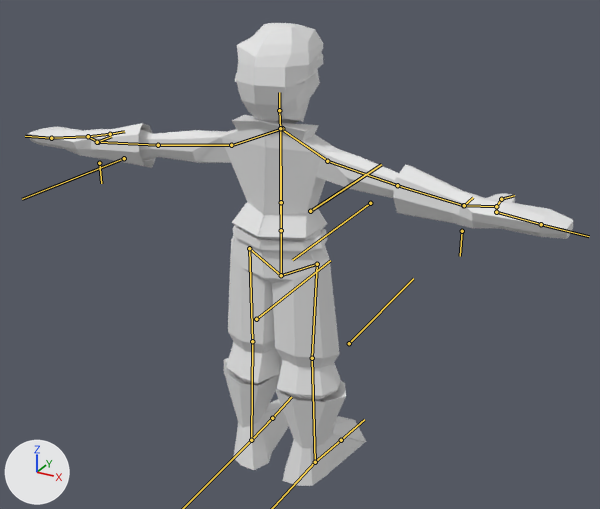
Renders of the FBX model Assets/objects/player_model.fbx from each side of a commit.
One viewpoint serves both versions: a 50 mm camera at (14.8, -27.0, 22.6) aimed at (0.8, -1.5, 9.8). Arrows for +X, +Y and +Z are at lower left; the lights stay in place. The bones that bend it are drawn over the model as lines.
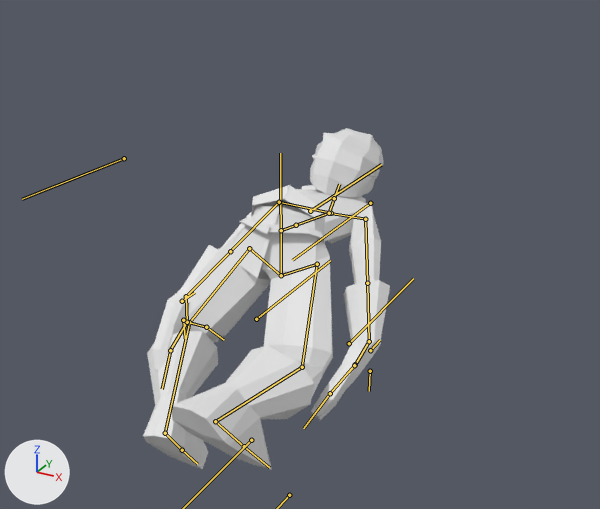
The newer file adds an action. The first version stands in its rest pose; the second is drawn at frame 13 of the action 'Armature|Run_03'.

Location of each change, (x1, y1, x2, y2) in pixels of the pictures (600 x 509 px):
```json
{"object": "Cube.007", "change": "posed", "before": [223, 358, 366, 486], "after": [143, 331, 314, 470], "on screen": "19% wider, 9% taller"}
{"object": "Cube.006", "change": "posed", "before": [226, 230, 341, 400], "after": [177, 206, 333, 396]}
{"object": "Cube.002", "change": "posed", "before": [28, 123, 573, 239], "after": [153, 245, 390, 420], "on screen": "56% narrower, 50% taller"}
{"object": "Cube.004", "change": "posed", "before": [221, 115, 336, 241], "after": [251, 185, 372, 244]}
{"object": "Cube.008", "change": "posed", "before": [236, 23, 323, 120], "after": [310, 128, 384, 197], "on screen": "15% narrower, 29% shorter"}
{"object": "Cube.003", "change": "posed", "before": [139, 98, 399, 198], "after": [218, 188, 381, 284]}
{"object": "Cube.001", "change": "posed", "before": [235, 52, 323, 85], "after": [312, 154, 380, 179]}
{"bone": "Armature|Bone_L.001", "before": "(249, 248) to (252, 341)", "after": "(249, 248) to (189, 322)"}
{"bone": "Armature|Bone_L.002", "before": "(252, 341) to (251, 440)", "after": "(189, 322) to (165, 433)"}
{"bone": "Armature|Bone_L.003", "before": "(251, 440) to (272, 418)", "after": "(165, 433) to (182, 450)"}
{"bone": "Armature|Bone_R.001", "before": "(317, 264) to (312, 358)", "after": "(317, 264) to (302, 367)"}
{"bone": "Armature|Bone_R.002", "before": "(312, 358) to (315, 462)", "after": "(302, 367) to (215, 421)"}
{"bone": "Armature|Bone_R.003", "before": "(315, 462) to (341, 440)", "after": "(215, 421) to (244, 446)"}
{"bone": "Armature|Bone.001", "before": "(281, 230) to (281, 202)", "after": "(281, 230) to (296, 225)"}
{"bone": "Armature|Bone.002_L.001", "before": "(327, 161) to (398, 185)", "after": "(365, 219) to (367, 283)"}
{"bone": "Armature|Bone.002_L.002", "before": "(397, 185) to (463, 205)", "after": "(367, 283) to (369, 342)"}
{"bone": "Armature|palma_R", "before": "(463, 205) to (463, 206)", "after": "(369, 341) to (368, 341)"}
{"bone": "Armature|Bone.002_R.001", "before": "(231, 145) to (157, 145)", "after": "(279, 202) to (230, 251)"}
{"bone": "Armature|Bone.002_R.002", "before": "(158, 145) to (97, 142)", "after": "(230, 251) to (186, 296)"}
{"bone": "Armature|palma_L", "before": "(98, 142) to (98, 143)", "after": "(186, 296) to (187, 296)"}
{"bone": "Armature|neck", "before": "(280, 128) to (279, 110)", "after": "(329, 213) to (334, 198)"}
```

The change, as JSON lines over the scene's bpy script:
```json
{"block": "bone_armature_bone_l_001", "where": "bone_armature_bone_l_001 = bpy.data.objects['Armature'].pose.bones['Armature|Bone_L.001']  # child of 'Armature|Bone_L'"}
{"op": "set", "path": "bone_armature_bone_l_001.rotation_quaternion", "old": "(1.0, 0.0, 0.0, 0.0)", "new": "(0.944, -0.309, 0.026, 0.117)", "note": "degrees (0, 0, 0) -> degrees (-36, 7, 12)"}
{"block": "bone_armature_bone_l_002", "where": "bone_armature_bone_l_002 = bpy.data.objects['Armature'].pose.bones['Armature|Bone_L.002']  # child of 'Armature|Bone_L.001'"}
{"op": "set", "path": "bone_armature_bone_l_002.rotation_quaternion", "old": "(1.0, 0.0, 0.0, 0.0)", "new": "(0.834, -0.548, 0.006, -0.066)", "note": "degrees (0, 0, 0) -> degrees (-66, -4, -7)"}
{"block": "bone_armature_bone_l_003", "where": "bone_armature_bone_l_003 = bpy.data.objects['Armature'].pose.bones['Armature|Bone_L.003']  # child of 'Armature|Bone_L.002'"}
{"op": "set", "path": "bone_armature_bone_l_003.rotation_quaternion", "old": "(1.0, 0.0, 0.0, 0.0)", "new": "(0.974, 0.134, 0.179, -0.044)", "note": "degrees (0, 0, 0) -> degrees (15, 21, -2)"}
{"block": "bone_armature_bone_r_001", "where": "bone_armature_bone_r_001 = bpy.data.objects['Armature'].pose.bones['Armature|Bone_R.001']  # child of 'Armature|Bone_R'"}
{"op": "set", "path": "bone_armature_bone_r_001.rotation_quaternion", "old": "(1.0, 0.0, 0.0, 0.0)", "new": "(0.912, -0.392, 0.078, 0.098)", "note": "degrees (0, 0, 0) -> degrees (-46, 13, 7)"}
{"block": "bone_armature_bone_r_002", "where": "bone_armature_bone_r_002 = bpy.data.objects['Armature'].pose.bones['Armature|Bone_R.002']  # child of 'Armature|Bone_R.001'"}
{"op": "set", "path": "bone_armature_bone_r_002.rotation_quaternion", "old": "(1.0, 0.0, 0.0, 0.0)", "new": "(0.892, -0.363, -0.008, -0.267)", "note": "degrees (0, 0, 0) -> degrees (-41, -12, -29)"}
{"block": "bone_armature_bone_r_003", "where": "bone_armature_bone_r_003 = bpy.data.objects['Armature'].pose.bones['Armature|Bone_R.003']  # child of 'Armature|Bone_R.002'"}
{"op": "set", "path": "bone_armature_bone_r_003.rotation_quaternion", "old": "(1.0, 0.0, 0.0, 0.0)", "new": "(0.897, 0.401, 0.039, 0.182)", "note": "degrees (0, 0, 0) -> degrees (47, -4, 21)"}
{"block": "bone_armature_bone_001", "where": "bone_armature_bone_001 = bpy.data.objects['Armature'].pose.bones['Armature|Bone.001']  # child of 'Armature|rotCenter'"}
{"op": "set", "path": "bone_armature_bone_001.rotation_quaternion", "old": "(1.0, 0.0, 0.0, 0.0)", "new": "(0.653, -0.757, -0.011, -0.002)", "note": "degrees (0, 0, 0) -> degrees (-98, -1, 1)"}
{"block": "bone_armature_bone_002_l_001", "where": "bone_armature_bone_002_l_001 = bpy.data.objects['Armature'].pose.bones['Armature|Bone.002_L.001']  # child of 'Armature|Bone.002_L'"}
{"op": "set", "path": "bone_armature_bone_002_l_001.rotation_quaternion", "old": "(1.0, 0.0, 0.0, 0.0)", "new": "(0.771, -0.502, 0.236, 0.313)", "note": "degrees (0, 0, 0) -> degrees (-58, 43, 20)"}
{"block": "bone_armature_bone_002_l_002", "where": "bone_armature_bone_002_l_002 = bpy.data.objects['Armature'].pose.bones['Armature|Bone.002_L.002']  # child of 'Armature|Bone.002_L.001'"}
{"op": "set", "path": "bone_armature_bone_002_l_002.rotation_quaternion", "old": "(1.0, 0.0, 0.0, 0.0)", "new": "(1.0, -0.019, -0.005, -0.003)", "note": "degrees (0, 0, 0) -> degrees (-2, -1, 0)"}
{"block": "bone_armature_palma_r", "where": "bone_armature_palma_r = bpy.data.objects['Armature'].pose.bones['Armature|palma_R']  # child of 'Armature|Bone.002_L.002'"}
{"op": "set", "path": "bone_armature_palma_r.rotation_quaternion", "old": "(1.0, 0.0, 0.0, 0.0)", "new": "(0.94, -0.093, 0.0, 0.328)", "note": "degrees (0, 0, 0) -> degrees (-10, 4, 38)"}
{"block": "bone_armature_bone_002_r_001", "where": "bone_armature_bone_002_r_001 = bpy.data.objects['Armature'].pose.bones['Armature|Bone.002_R.001']  # child of 'Armature|Bone.002_R'"}
{"op": "set", "path": "bone_armature_bone_002_r_001.rotation_quaternion", "old": "(1.0, 0.0, 0.0, 0.0)", "new": "(0.745, -0.553, -0.226, -0.295)", "note": "degrees (0, 0, 0) -> degrees (-68, -42, -15)"}
{"block": "bone_armature_bone_002_r_002", "where": "bone_armature_bone_002_r_002 = bpy.data.objects['Armature'].pose.bones['Armature|Bone.002_R.002']  # child of 'Armature|Bone.002_R.001'"}
{"op": "set", "path": "bone_armature_bone_002_r_002.rotation_quaternion", "old": "(1.0, 0.0, 0.0, 0.0)", "new": "(1.0, -0.021, 0.006, 0.007)", "note": "degrees (0, 0, 0) -> degrees (-2, 1, 1)"}
{"block": "bone_armature_palma_l", "where": "bone_armature_palma_l = bpy.data.objects['Armature'].pose.bones['Armature|palma_L']  # child of 'Armature|Bone.002_R.002'"}
{"op": "set", "path": "bone_armature_palma_l.rotation_quaternion", "old": "(1.0, 0.0, 0.0, 0.0)", "new": "(0.963, -0.091, 0.0, -0.255)", "note": "degrees (0, 0, 0) -> degrees (-10, -3, -29)"}
{"block": "bone_armature_neck", "where": "bone_armature_neck = bpy.data.objects['Armature'].pose.bones['Armature|neck']  # child of 'Armature|Bone.002'"}
{"op": "set", "path": "bone_armature_neck.rotation_quaternion", "old": "(1.0, 0.0, 0.0, 0.0)", "new": "(0.824, 0.013, 0.06, 0.563)", "note": "degrees (0, 0, 0) -> degrees (5, 5, 69)"}
```
